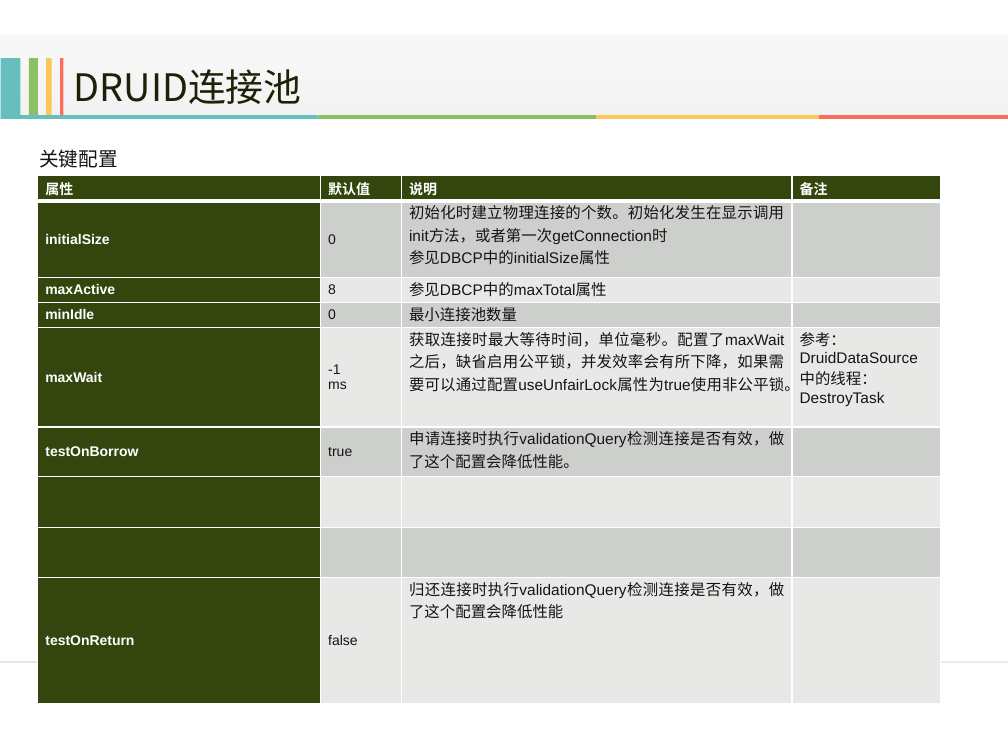
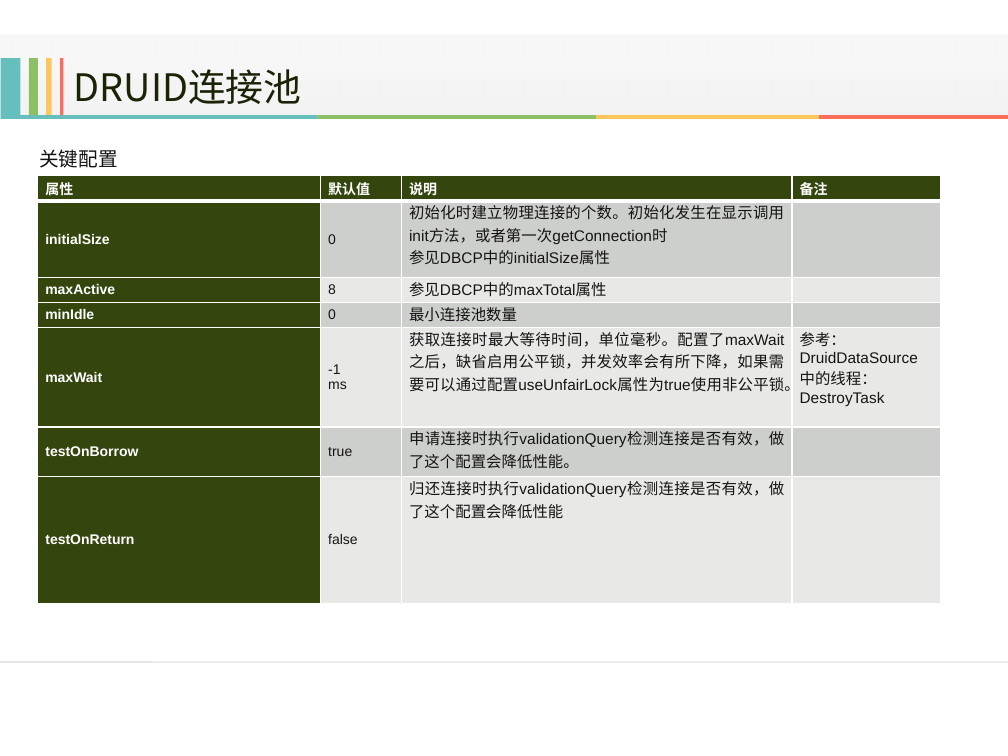
Before and after one commit to starskys/connectionPooltest, a slide deck: slide 31 of 连接池演示文档.pptx. Drawn at 1008x756 pixels with LibreOffice and Linux fonts; fonts in the diff are those of the drawing; background and template pictures are left out. Boxes give left, top, right and bottom in pixels: in the first picture for what was removed or moved away, otherwise in the second. Text is boxed around its words. In the diff, an @@ line names an element or a change of style, - is before the commit and + after.

```diff
--- a/连接池演示文档.pptx
+++ b/连接池演示文档.pptx
@@ table at box(38, 175, 940, 603) @@
-row 7:  |  |  | 
-row 8:  |  |  | 
```
Also in this commit, not shown: 4 other slides changed.
